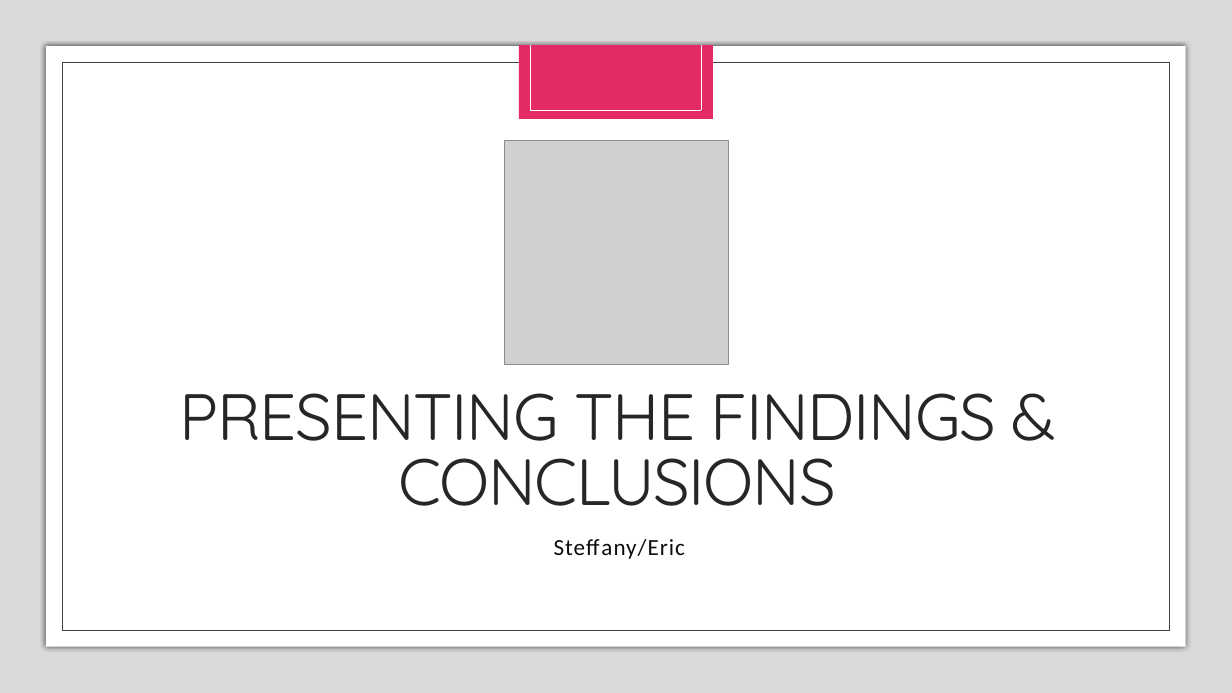
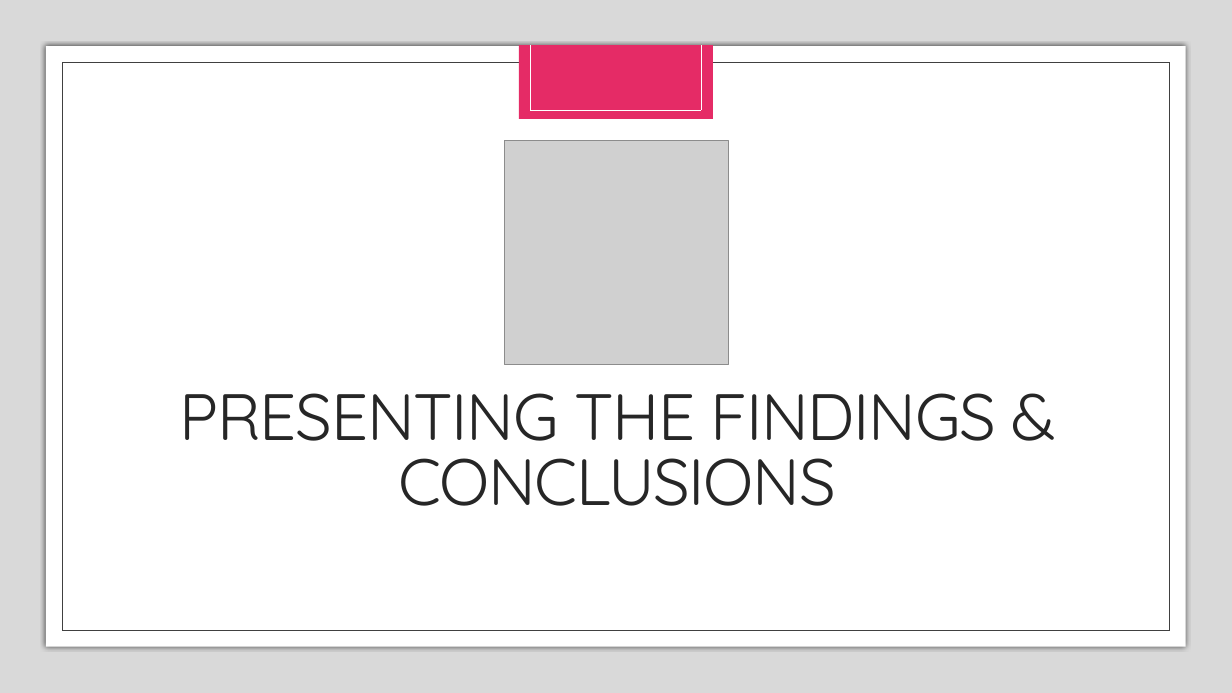
Before and after one commit to emedina2/Project-2_Team-3, a slide deck: slide 6 of Project2_Team3-Intro.pptx (slide 5 before the commit). Drawn at 1232x693 pixels with LibreOffice and Linux fonts; fonts in the diff are those of the drawing; grey boxes stand for pictures. Boxes give left, top, right and bottom in pixels: in the first picture for what was removed or moved away, otherwise in the second. Text is boxed around its words. In the diff, an @@ line names an element or a change of style, - is before the commit and + after.

```diff
--- a/Project2_Team3-Intro.pptx
+++ b/Project2_Team3-Intro.pptx
@@ text removed at box(554, 539, 685, 559) @@
-Steffany/Eric
```
Also in this commit, not shown: 1 other slide changed, 1 slide added.
